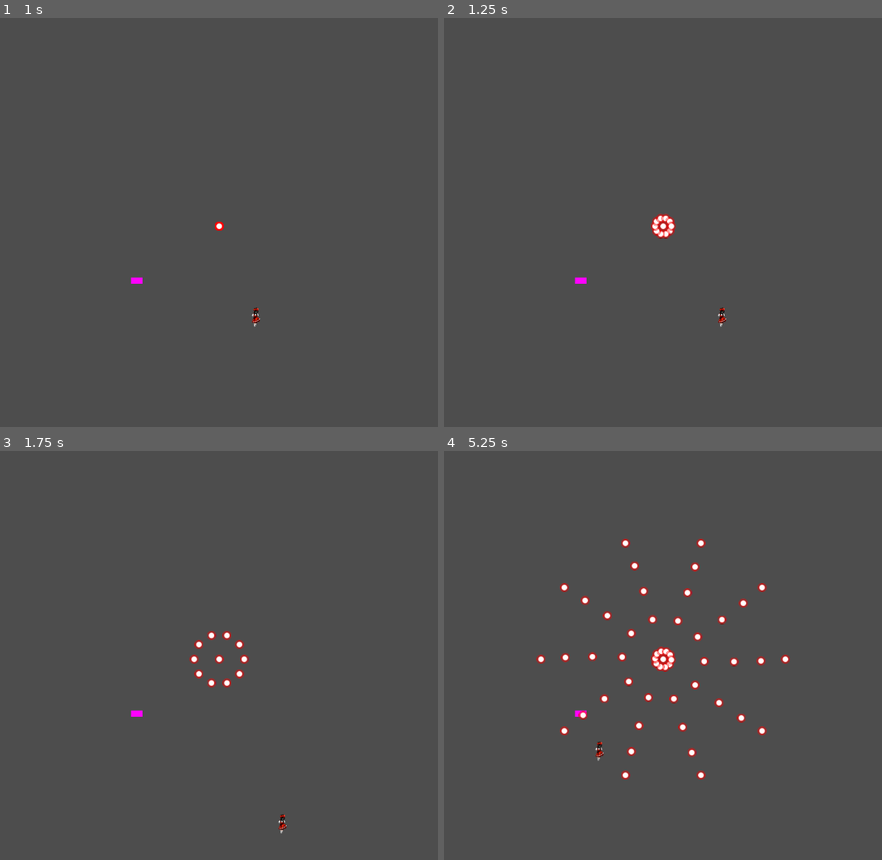
Above: before the commit, frames 1-4 (two rows, left to right).
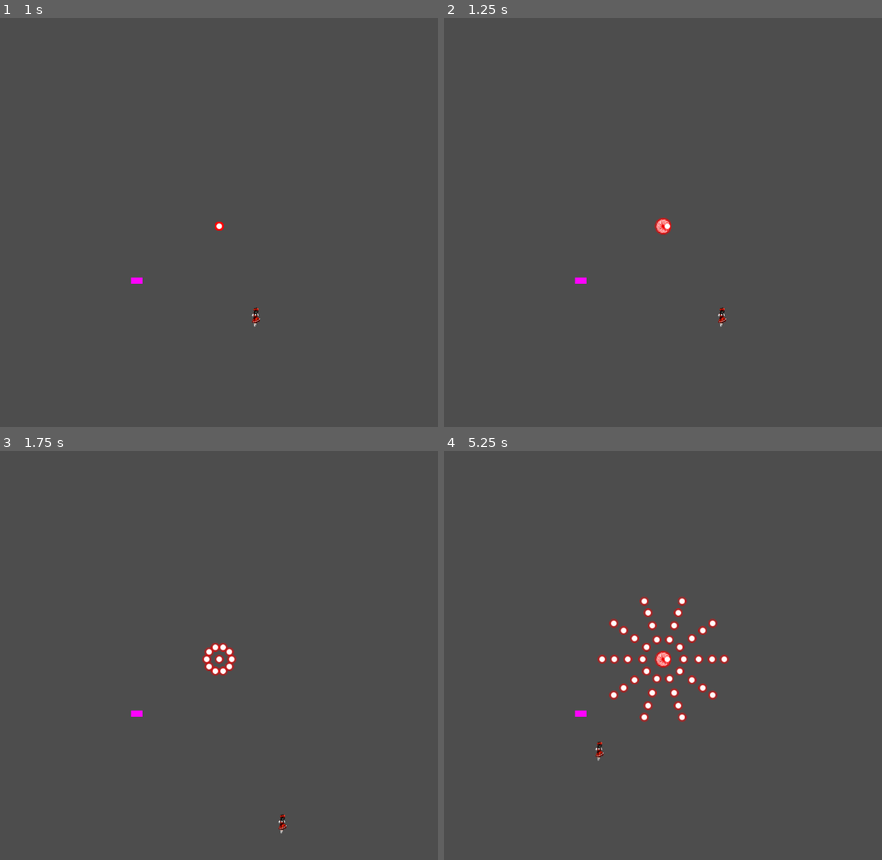
Above: after the commit, the same moments.

Repository: TheFel0x/Bullet-Hell-Game
Game: Godot game, scene res://scenes/test_environment.tscn
Same seed, same stepped clock (60 frames per second), same inputs: the game is played once before the commit and once after it.
Inputs:
- Up to frame 1 (1 s): tap Enter at 0.5 s; hold D (move_right) from 0.53 s (still down); hold Shift (precision) from 0.53 s (still down)
- Up to frame 2 (1.25 s): keep holding D (move_right); keep holding Shift (precision)
- Up to frame 3 (1.75 s): release D (move_right) at 1.28 s; release Shift (precision) at 1.28 s; hold S (move_down) from 1.28 s (still down); tap Shift (precision) at 1.35 s
- Up to frame 4 (5.25 s): release S (move_down) at 2.03 s; hold D (move_right) 2.03-2.78 s; hold Shift (precision) 2.03-2.78 s; hold W (move_up) 2.78-3.53 s; tap Shift (precision) at 2.85, 4.35 s; hold Shift (precision) 3.53-4.28 s; hold A (move_left) 3.53-5.03 s; hold S (move_down) from 5.03 s (still down); hold Shift (precision) from 5.03 s (still down)

Frame 1 is identical in both runs. In frame 2, 0.3% of the frame differs, in the area x 47-53%, y 47-54%; in frame 3, 0.7%; in frame 4, 3.2%, in the area x 21-79%, y 21-81%.

Commit message:
Timed emit works

Diff:
--- a/scenes/emitter.tscn
+++ b/scenes/emitter.tscn
@@ -8,6 +8,9 @@
 emission_delay = 1.0
 start_delay = -1.0
 emission_count = 10
+max_emissions = -1
+time_between_entities = -1.0
+entity_speed = 40.0
 
 [node name="EmissionTimer" type="Timer" parent="." index="4"]
 
--- a/scenes/test_environment.tscn
+++ b/scenes/test_environment.tscn
@@ -25,4 +25,4 @@
 
 [node name="Emitter" parent="." instance=ExtResource("3_ddlie")]
 position = Vector2(665, 546)
-emission_count = 10
+time_between_entities = -1.0
--- a/scripts/emitter.gd
+++ b/scripts/emitter.gd
@@ -3,7 +3,9 @@
 @export var emission_delay: float = 1.0 # delay between waves in seconds.
 @export var start_delay: float = -1.0 # delay before starting in seconds. instant if <= 0
 @export var emission_count: int = 10 # number of entity emissions per wave. spread across 360°
-# TODO: variable that lets you choose how much time there is in-between individually emitted entities per wave (swirl pattern)
+@export var max_emissions: int = -1 # number of emissions after which the emitter destroys. -1 = infinite
+@export var time_between_entities: float = -1.0 # time in-between single emissions within the wave. instant if <= 0
+@export var entity_speed: float = 40.0 # speed of emitted entity
 
 var _degree: float = 0.0 # angle in between emitted entities. is calculated from the emission_count variable
 var _emitted_count: int = 0 # counts emitted entities
@@ -20,7 +22,9 @@
 	_degree = 360.0 / emission_count
 
 func _process(delta):
-	pass
+	# Destroy when completed
+	if max_emissions >= 0 and _emitted_count >= max_emissions:
+		queue_free()
 
 func start():
 	print_debug("Emitter started...")
@@ -39,11 +43,12 @@
 
 
 # Emit entity. TODO: life time, entity type
-func _emit(angle: float, speed: float):
+func _emit(angle: float):
 	print_debug("Emitting...")
+	var speed = entity_speed
 	var bullet_inst: RigidBody2D = BulletScene.instantiate()
 
-	angle += _emitted_count
+	#angle += _emitted_count % emission_count
 
 	var direction = _angle_to_vector(angle) * speed
 
@@ -52,18 +57,40 @@
 	bullet_inst.linear_velocity = direction
 
 	add_child(bullet_inst)
+	_emitted_count += 1
 
 
 # Emit on Timer tick
 func _on_emission_timer_timeout():
 	print_debug("Emission timer tick...")
+	if time_between_entities <= 0:
+		_emit_all()
+	else:
+		_emit_all_timed()
+
+func _emit_all():
 	for n in range(emission_count):
-		# DEBUG testing for fun
 
 		var angle = _degree * (n+1)
-		var speed = 80 # TODO: take this as input
 
 		print_debug("Emitting entity number " + str(n) + " at " + str(angle) + "°")
 
-		_emit(angle, speed)
-	_emitted_count += 1
+		_emit(angle)
+
+func _emit_all_timed():
+	for n in range(emission_count):
+
+		var angle = _degree * (n+1)
+
+		if n == 0:
+			#print_debug("Emitting entity number " + str(n) + " at " + str(angle) + "°")
+			#_emit(angle)
+			pass
+		else:
+			#print_debug("Emitting timed entity number " + str(n) + " at " + str(angle) + "°")
+			var emit_timer: Timer = Timer.new()
+			emit_timer.set_one_shot(true)
+			emit_timer.set_wait_time(n * time_between_entities)
+			emit_timer.timeout.connect(self._emit.bind(angle))
+			add_child(emit_timer)
+			emit_timer.start()
